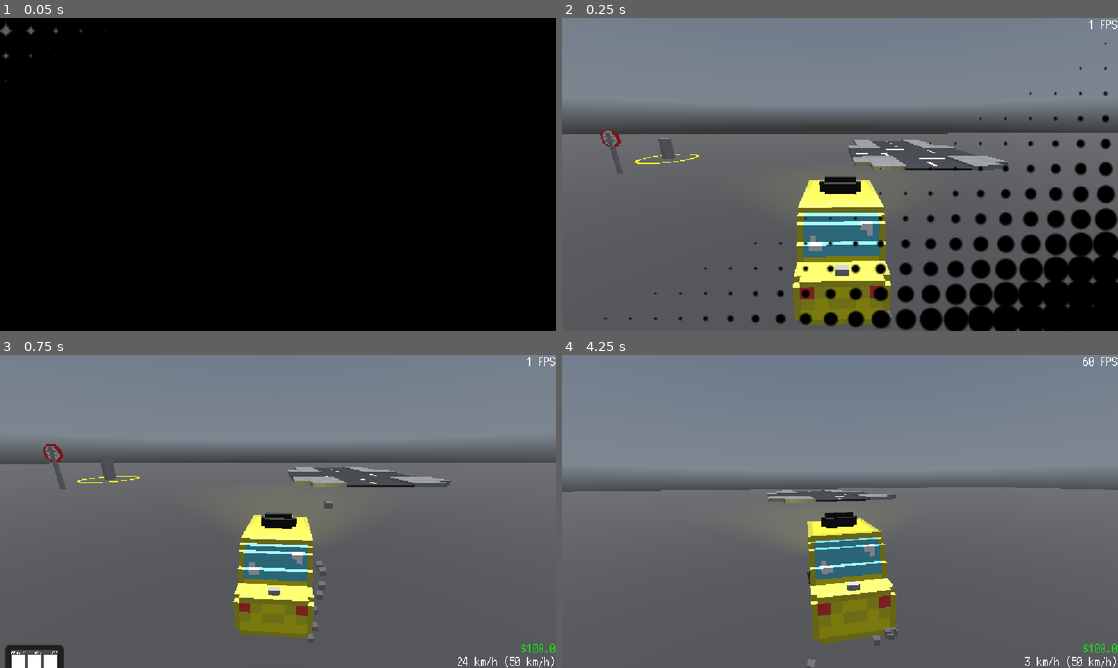
Above: before the commit, frames 1-4 (two rows, left to right).
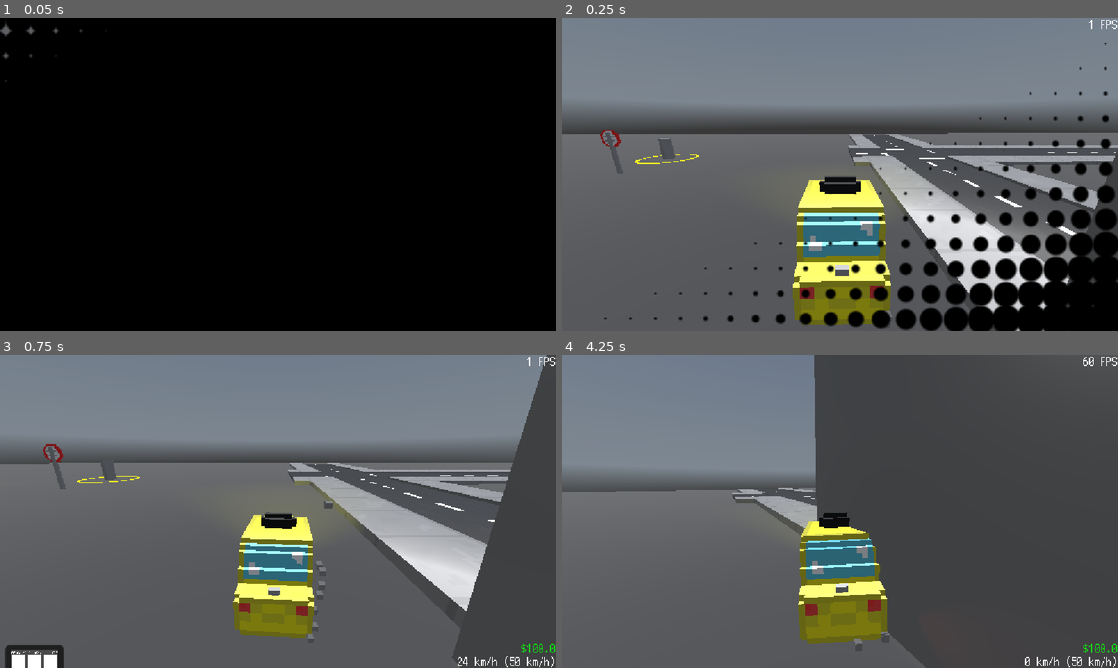
Above: after the commit, the same moments.

Repository: RafaeloxMC/super-taxi-sim
Game: Godot game, scene res://scenes/map/world.tscn
Same seed, same stepped clock (60 frames per second), same inputs: the game is played once before the commit and once after it. This scene is started directly instead of the project's main scene. A sky picture missing from this copy of the repository is replaced by a grey-blue gradient.
Inputs (mouse positions are in pixels of both pictures, inside the frame that each line leads up to):
- Up to frame 1 (0.05 s): no input
- Up to frame 2 (0.25 s): no input
- Up to frame 3 (0.75 s): tap Enter at 0.5 s; move the mouse to (400, 495) at 0.52 s; hold D (steer_right) from 0.53 s (still down); tap Q (phone) at 0.6 s; click (400, 495) at 0.67 s
- Up to frame 4 (4.25 s): move the mouse to (840, 511) at 1.27 s; release D (steer_right) at 1.28 s; hold S (brake) 1.28-2.03 s; tap one key every 0.75 s from 1.35 s: Alt Shift Q (phone) Alt; click (840, 511) at 1.42 s; move the mouse to (895, 442) at 2.02 s; hold D (steer_right) 2.03-2.78 s; move the mouse to (812, 574) at 2.77 s; hold W (accelerate) 2.78-3.53 s; click (812, 574) at 2.92 s; move the mouse to (1006, 558) at 3.52 s; hold A (steer_left) from 3.53 s (still down)

Frame 1 is identical in both runs. In frame 2, 7.9% of the frame differs, in the area x 51-100%, y 37-100%; in frame 3, 17%; in frame 4, 50%, in the area x 2-100%, y 0-100%.

Commit message:
Update Map

Diff:
--- a/scenes/map/world.tscn
+++ b/scenes/map/world.tscn
@@ -34,11 +34,6 @@
 size = Vector3(360.7531, 1, 207.31793)
 material = SubResource("StandardMaterial3D_5kusv")
 
-[node name="CSGBox3D2" type="CSGBox3D" parent="TemporaryMap"]
-transform = Transform3D(1, 0, 0, 0, 1, 0, 0, 0, 1, -3.285675, 2.1849976, -11.634551)
-use_collision = true
-size = Vector3(11.035828, 5.369995, 1.7154541)
-
 [node name="CSGBox3D5" type="CSGBox3D" parent="TemporaryMap"]
 transform = Transform3D(1, 0, 0, 0, 0.997805, -0.066221654, 0, 0.066221654, 0.997805, -91.42389, -0.051359847, -96.44063)
 use_collision = true
@@ -75,6 +70,96 @@
 size = Vector3(12.276367, 3.3826904, 31.000488)
 
 [node name="Streets" type="Node3D" parent="TemporaryMap"]
+
+[node name="Street" parent="TemporaryMap/Streets" instance=ExtResource("14_il0qy")]
+transform = Transform3D(1, 0, 0, 0, 1, 0, 0, 0, 1, -13, 0.5, 43)
+
+[node name="Street2" parent="TemporaryMap/Streets" instance=ExtResource("14_il0qy")]
+transform = Transform3D(1, 0, 0, 0, 1, 0, 0, 0, 1, -13, 0.5, 51)
+
+[node name="Street3" parent="TemporaryMap/Streets" instance=ExtResource("14_il0qy")]
+transform = Transform3D(1, 0, 0, 0, 1, 0, 0, 0, 1, -13, 0.5, 59)
+
+[node name="Street4" parent="TemporaryMap/Streets" instance=ExtResource("14_il0qy")]
+transform = Transform3D(1, 0, 0, 0, 1, 0, 0, 0, 1, -13, 0.5, 15)
+
+[node name="Street5" parent="TemporaryMap/Streets" instance=ExtResource("14_il0qy")]
+transform = Transform3D(1, 0, 0, 0, 1, 0, 0, 0, 1, -13, 0.5, 7)
+
+[node name="Street6" parent="TemporaryMap/Streets" instance=ExtResource("14_il0qy")]
+transform = Transform3D(1, 0, 0, 0, 1, 0, 0, 0, 1, -13, 0.5, -1)
+
+[node name="Street7" parent="TemporaryMap/Streets" instance=ExtResource("14_il0qy")]
+transform = Transform3D(1, 0, 0, 0, 1, 0, 0, 0, 1, -13, 0.5, -9)
+
+[node name="Street8" parent="TemporaryMap/Streets" instance=ExtResource("14_il0qy")]
+transform = Transform3D(1, 0, 0, 0, 1, 0, 0, 0, 1, -13, 0.5, -17)
+
+[node name="Street9" parent="TemporaryMap/Streets" instance=ExtResource("14_il0qy")]
+transform = Transform3D(1, 0, 0, 0, 1, 0, 0, 0, 1, -13, 0.5, -25)
+
+[node name="Street15" parent="TemporaryMap/Streets" instance=ExtResource("14_il0qy")]
+transform = Transform3D(1, 0, 0, 0, 1, 0, 0, 0, 1, -73, 0.5, -25)
+
+[node name="Street16" parent="TemporaryMap/Streets" instance=ExtResource("14_il0qy")]
+transform = Transform3D(1, 0, 0, 0, 1, 0, 0, 0, 1, -73, 0.5, -17)
+
+[node name="Street17" parent="TemporaryMap/Streets" instance=ExtResource("14_il0qy")]
+transform = Transform3D(1, 0, 0, 0, 1, 0, 0, 0, 1, -73, 0.5, -9)
+
+[node name="Street18" parent="TemporaryMap/Streets" instance=ExtResource("14_il0qy")]
+transform = Transform3D(1, 0, 0, 0, 1, 0, 0, 0, 1, -73, 0.5, -1)
+
+[node name="Street19" parent="TemporaryMap/Streets" instance=ExtResource("14_il0qy")]
+transform = Transform3D(1, 0, 0, 0, 1, 0, 0, 0, 1, -73, 0.5, 7)
+
+[node name="Street20" parent="TemporaryMap/Streets" instance=ExtResource("14_il0qy")]
+transform = Transform3D(1, 0, 0, 0, 1, 0, 0, 0, 1, -73, 0.5, 15)
+
+[node name="Street21" parent="TemporaryMap/Streets" instance=ExtResource("14_il0qy")]
+transform = Transform3D(1, 0, 0, 0, 1, 0, 0, 0, 1, -73, 0.5, 15)
+
+[node name="Street10" parent="TemporaryMap/Streets" instance=ExtResource("14_il0qy")]
+transform = Transform3D(-4.371139e-08, 0, 1, 0, 1, 0, -1, 0, -4.371139e-08, -27, 0.5, -39)
+
+[node name="Street22" parent="TemporaryMap/Streets" instance=ExtResource("14_il0qy")]
+transform = Transform3D(-4.371139e-08, 0, 1, 0, 1, 0, -1, 0, -4.371139e-08, -27, 0.5, 29)
+
+[node name="Street23" parent="TemporaryMap/Streets" instance=ExtResource("14_il0qy")]
+transform = Transform3D(-4.371139e-08, 0, 1, 0, 1, 0, -1, 0, -4.371139e-08, -35, 0.5, 29)
+
+[node name="Street24" parent="TemporaryMap/Streets" instance=ExtResource("14_il0qy")]
+transform = Transform3D(-4.371139e-08, 0, 1, 0, 1, 0, -1, 0, -4.371139e-08, -43, 0.5, 29)
+
+[node name="Street25" parent="TemporaryMap/Streets" instance=ExtResource("14_il0qy")]
+transform = Transform3D(-4.371139e-08, 0, 1, 0, 1, 0, -1, 0, -4.371139e-08, -51, 0.5, 29)
+
+[node name="Street26" parent="TemporaryMap/Streets" instance=ExtResource("14_il0qy")]
+transform = Transform3D(-4.371139e-08, 0, 1, 0, 1, 0, -1, 0, -4.371139e-08, -59, 0.5, 29)
+
+[node name="Street11" parent="TemporaryMap/Streets" instance=ExtResource("14_il0qy")]
+transform = Transform3D(-4.371139e-08, 0, 1, 0, 1, 0, -1, 0, -4.371139e-08, -35, 0.5, -39)
+
+[node name="Street12" parent="TemporaryMap/Streets" instance=ExtResource("14_il0qy")]
+transform = Transform3D(-4.371139e-08, 0, 1, 0, 1, 0, -1, 0, -4.371139e-08, -43, 0.5, -39)
+
+[node name="Street13" parent="TemporaryMap/Streets" instance=ExtResource("14_il0qy")]
+transform = Transform3D(-4.371139e-08, 0, 1, 0, 1, 0, -1, 0, -4.371139e-08, -51, 0.5, -39)
+
+[node name="Street14" parent="TemporaryMap/Streets" instance=ExtResource("14_il0qy")]
+transform = Transform3D(-4.371139e-08, 0, 1, 0, 1, 0, -1, 0, -4.371139e-08, -59, 0.5, -39)
+
+[node name="Crossing" parent="TemporaryMap/Streets" instance=ExtResource("15_il0qy")]
+transform = Transform3D(1, 0, 0, 0, 1, 0, 0, 0, 1, -13, 0.5, 29)
+
+[node name="Crossing4" parent="TemporaryMap/Streets" instance=ExtResource("15_il0qy")]
+transform = Transform3D(1, 0, 0, 0, 1, 0, 0, 0, 1, -73, 0.5, 29)
+
+[node name="Crossing2" parent="TemporaryMap/Streets" instance=ExtResource("15_il0qy")]
+transform = Transform3D(1, 0, 0, 0, 1, 0, 0, 0, 1, -13, 0.5, -39)
+
+[node name="Crossing3" parent="TemporaryMap/Streets" instance=ExtResource("15_il0qy")]
+transform = Transform3D(1, 0, 0, 0, 1, 0, 0, 0, 1, -73, 0.5, -39)
 
 [node name="DirectionalLight3D" type="DirectionalLight3D" parent="."]
 transform = Transform3D(1, 0, 0, 0, -4.371139e-08, 1, 0, -1, -4.371139e-08, 0, 11.245623, 0)
@@ -123,10 +208,13 @@
 speed_limit = 80
 
 [node name="House" parent="." instance=ExtResource("14_p1kjr")]
-transform = Transform3D(-6.556708e-08, 0, -1.5, 0, 1.5, 0, 1.5, 0, -6.556708e-08, 27.227303, 0.5, -23.599686)
-
-[node name="Street" parent="." instance=ExtResource("14_il0qy")]
-transform = Transform3D(1, 0, 0, 0, 1, 0, 0, 0, 1, -13, 0.5, 43)
-
-[node name="Crossing" parent="." instance=ExtResource("15_il0qy")]
-transform = Transform3D(1, 0, 0, 0, 1, 0, 0, 0, 1, -13, 0.5, 29)
+transform = Transform3D(-6.556708e-08, 0, -1.5, 0, 1.5, 0, 1.5, 0, -6.556708e-08, -3.7726974, 0.5, -26.599686)
+
+[node name="House2" parent="." instance=ExtResource("14_p1kjr")]
+transform = Transform3D(-6.556708e-08, 0, -1.5, 0, 1.5, 0, 1.5, 0, -6.556708e-08, -3.7726974, 0.5, -19.599686)
+
+[node name="House3" parent="." instance=ExtResource("14_p1kjr")]
+transform = Transform3D(-6.556708e-08, 0, -1.5, 0, 1.5, 0, 1.5, 0, -6.556708e-08, -3.7726974, 0.5, -12.599686)
+
+[node name="House4" parent="." instance=ExtResource("14_p1kjr")]
+transform = Transform3D(-6.556708e-08, 0, -1.5, 0, 1.5, 0, 1.5, 0, -6.556708e-08, -3.7726974, 0.5, -5.5996857)
